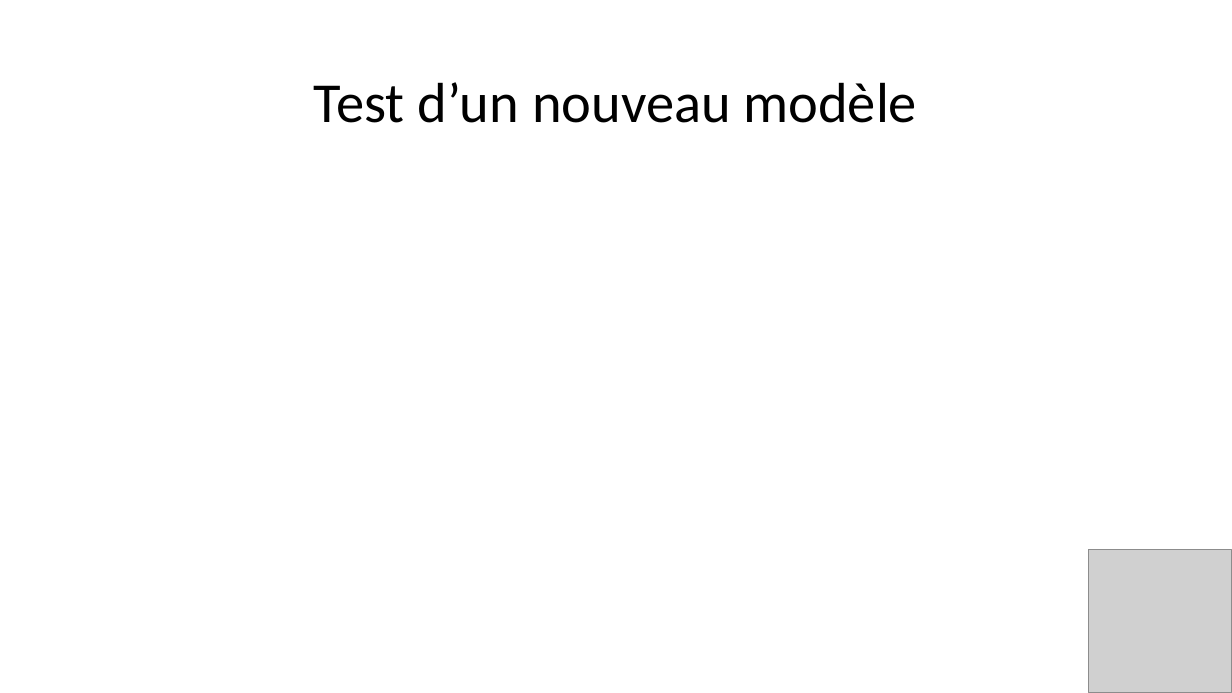
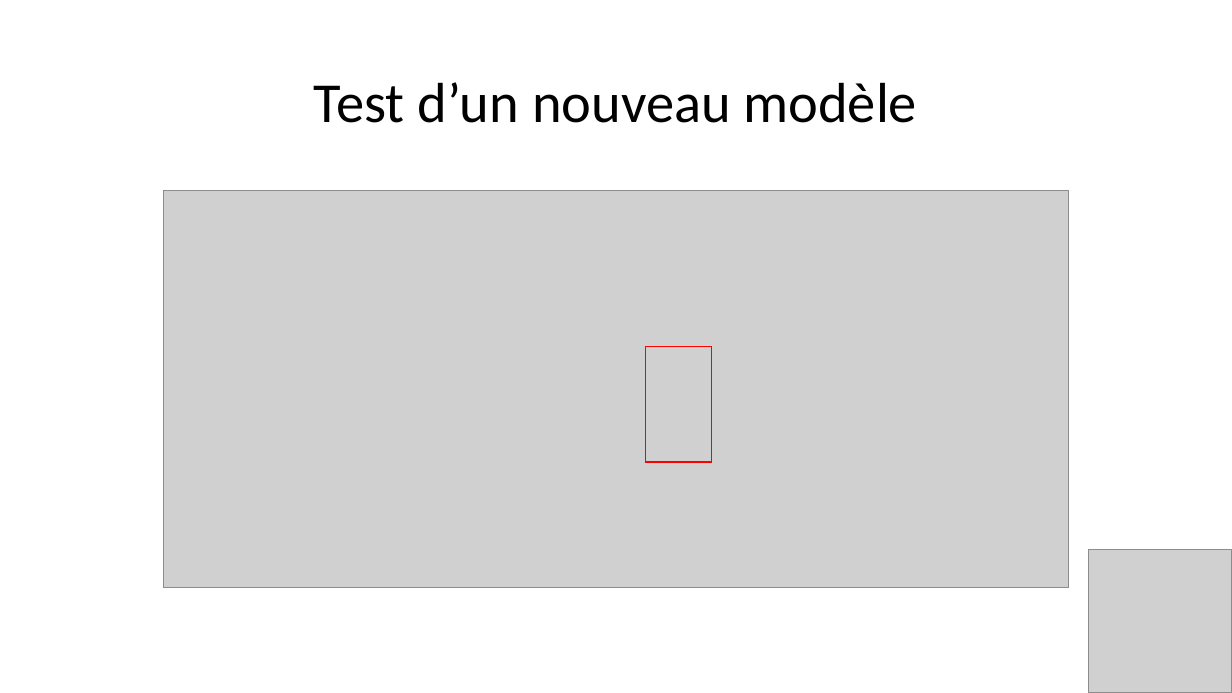
Before and after one commit to Julien-paulet/Projet_8, a slide deck: slide 22 of Présentation Projet_8.pptx (slide 24 before the commit). Drawn at 1232x693 pixels with LibreOffice and Linux fonts; fonts in the diff are those of the drawing; grey boxes stand for pictures. Boxes give left, top, right and bottom in pixels: in the first picture for what was removed or moved away, otherwise in the second. Text is boxed around its words. In the diff, an @@ line names an element or a change of style, - is before the commit and + after.

```diff
--- a/Présentation Projet_8.pptx
+++ b/Présentation Projet_8.pptx
@@ picture added at [164, 191, 1068, 588] @@
@@ rectangle added at [646, 347, 712, 462], outline #FF0000 1 pt @@
```
Also in this commit, not shown: 6 other slides changed, 5 slides added, 1 slide removed, 8 other files.
